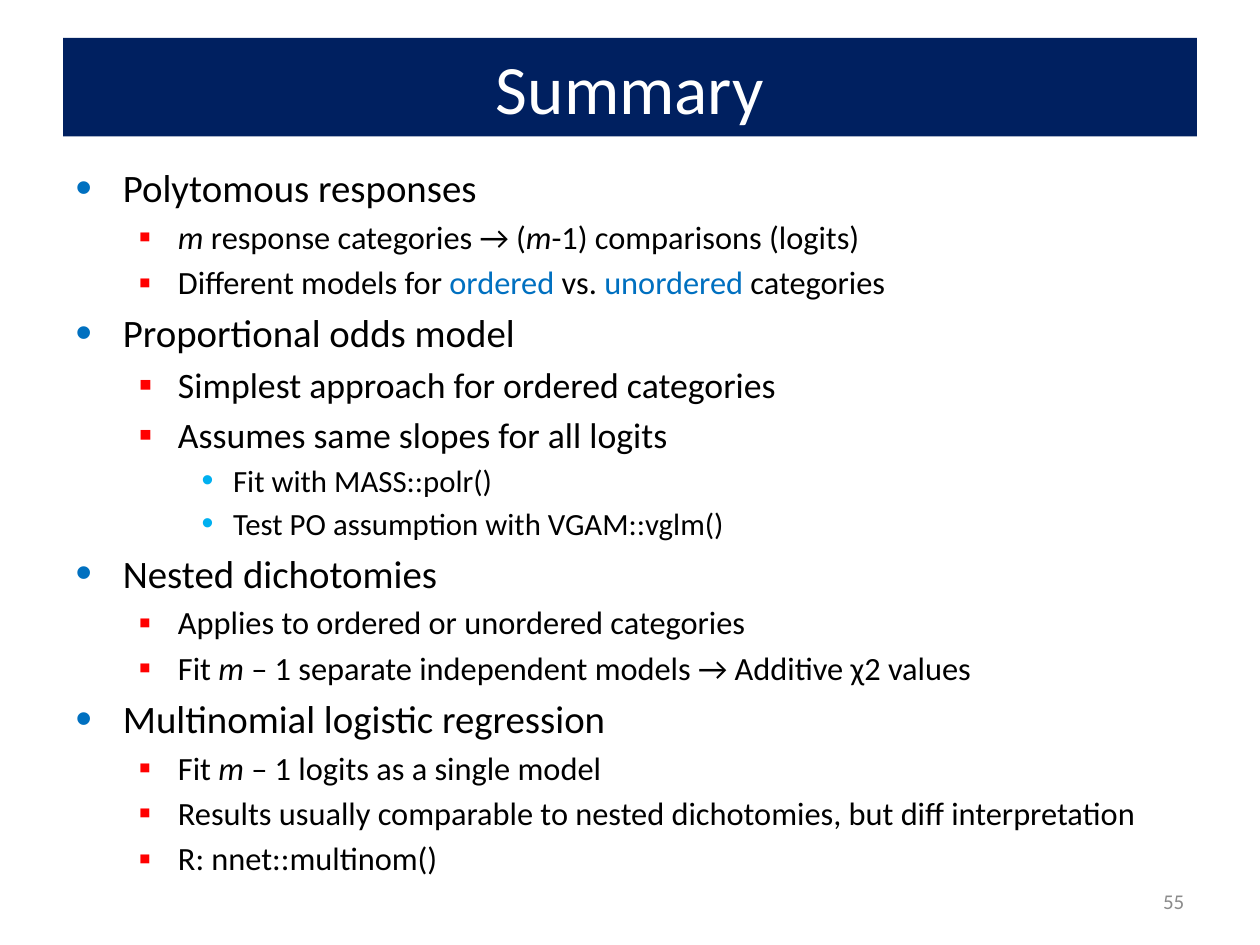
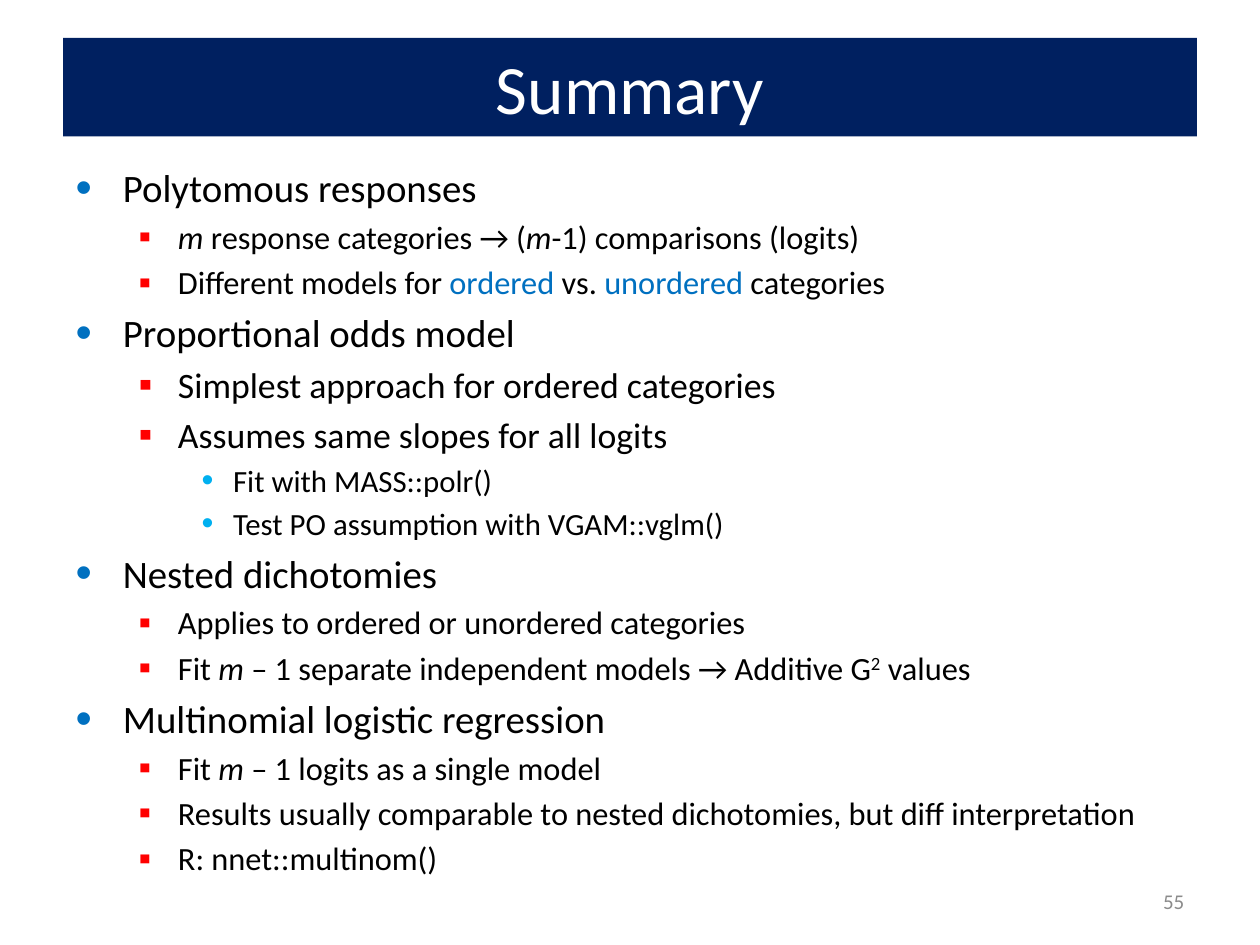
Before and after one commit to friendly/psy6136, a slide deck: slide 55 of lectures/07-logistic2.pptx. Drawn at 1260x945 pixels with LibreOffice and Linux fonts; fonts in the diff are those of the drawing. Boxes give left, top, right and bottom in pixels: in the first picture for what was removed or moved away, otherwise in the second. Text is boxed around its words. In the diff, an @@ line names an element or a change of style, - is before the commit and + after.

```diff
--- a/lectures/07-logistic2.pptx
+++ b/lectures/07-logistic2.pptx
@@ text at [178,657,971,686]: text changed @@
-  ▪ Fit m – 1 separate independent models → Additive χ2 values
+  ▪ Fit m – 1 separate independent models → Additive G2 values
```
Also in this commit, not shown: 23 other slides changed, 1 slide added, 1 slide removed, 7 other files.
